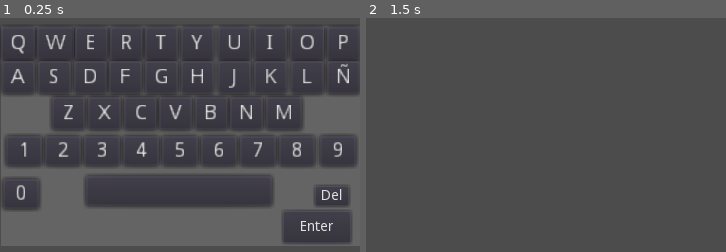
Above: before the commit, frames 1-2 (left to right).
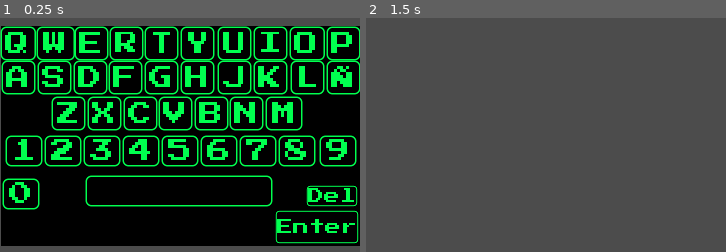
Above: after the commit, the same moments.

Repository: nicolasRuarte/masterclass-plan-b
Game: Godot game, scene res://Escenas/TecladoVirtual.tscn
Two runs of this game, one before a commit and one after it. Both use one fixed random seed, a clock stepped at 60 frames per second and the inputs below. This scene is started directly instead of the project's main scene.
Inputs:
- Up to frame 1 (0.25 s): no input
- Up to frame 2 (1.5 s): click "Enter" at 0.5 s; tap Enter at 1.25 s; tap 1 (1) at 1.35 s

The runs differ from the first frame. In frame 1, 94% of the frame differs, in the area x 0-100%, y 3-98%; in frame 2, nothing differs.

Commit message:
Agregando estilo al teclado

Diff:
--- a/Escenas/TecladoVirtual.tscn
+++ b/Escenas/TecladoVirtual.tscn
@@ -1,6 +1,28 @@
-[gd_scene load_steps=2 format=2]
+[gd_scene load_steps=6 format=2]
 
 [ext_resource path="res://Escenas/Scripts/TecladoVirtual.gd" type="Script" id=1]
+[ext_resource path="res://fuentes/PressStart2P-Regular.ttf" type="DynamicFontData" id=2]
+
+[sub_resource type="DynamicFont" id=1]
+font_data = ExtResource( 2 )
+
+[sub_resource type="StyleBoxFlat" id=2]
+bg_color = Color( 0, 0, 0, 1 )
+border_width_left = 1
+border_width_top = 1
+border_width_right = 1
+border_width_bottom = 1
+border_color = Color( 0, 1, 0.309804, 1 )
+corner_radius_top_left = 3
+corner_radius_top_right = 3
+corner_radius_bottom_right = 3
+corner_radius_bottom_left = 3
+
+[sub_resource type="Theme" id=3]
+Button/colors/font_color = Color( 0, 1, 0.309804, 1 )
+Button/colors/font_color_pressed = Color( 0, 0, 0, 1 )
+Button/fonts/font = SubResource( 1 )
+Button/styles/normal = SubResource( 2 )
 
 [node name="TecladoVirtual" type="CanvasLayer"]
 layer = 2
@@ -14,13 +36,14 @@
 margin_top = 217.0
 margin_right = 362.0
 margin_bottom = 437.0
-color = Color( 0.392157, 0.392157, 0.392157, 1 )
+color = Color( 0, 0, 0, 1 )
 
 [node name="Q" type="Button" parent="ColorRect"]
 margin_top = 1.0
 margin_right = 23.0
 margin_bottom = 23.0
 rect_scale = Vector2( 1.5, 1.5 )
+theme = SubResource( 3 )
 text = "Q"
 
 [node name="W" type="Button" parent="ColorRect"]
@@ -29,6 +52,7 @@
 margin_right = 61.0
 margin_bottom = 23.0
 rect_scale = Vector2( 1.5, 1.5 )
+theme = SubResource( 3 )
 text = "W"
 
 [node name="E" type="Button" parent="ColorRect"]
@@ -37,6 +61,7 @@
 margin_right = 96.0
 margin_bottom = 23.0
 rect_scale = Vector2( 1.5, 1.5 )
+theme = SubResource( 3 )
 text = "E"
 
 [node name="R" type="Button" parent="ColorRect"]
@@ -45,6 +70,7 @@
 margin_right = 131.0
 margin_bottom = 23.0
 rect_scale = Vector2( 1.5, 1.5 )
+theme = SubResource( 3 )
 text = "R"
 
 [node name="T" type="Button" parent="ColorRect"]
@@ -53,6 +79,7 @@
 margin_right = 166.0
 margin_bottom = 23.0
 rect_scale = Vector2( 1.5, 1.5 )
+theme = SubResource( 3 )
 text = "T"
 
 [node name="Y" type="Button" parent="ColorRect"]
@@ -61,6 +88,7 @@
 margin_right = 202.0
 margin_bottom = 23.0
 rect_scale = Vector2( 1.5, 1.5 )
+theme = SubResource( 3 )
 text = "Y"
 
 [node name="U" type="Button" parent="ColorRect"]
@@ -69,6 +97,7 @@
 margin_right = 239.0
 margin_bottom = 23.0
 rect_scale = Vector2( 1.5, 1.5 )
+theme = SubResource( 3 )
 text = "U"
 
 [node name="I" type="Button" parent="ColorRect"]
@@ -77,6 +106,7 @@
 margin_right = 275.0
 margin_bottom = 23.0
 rect_scale = Vector2( 1.5, 1.5 )
+theme = SubResource( 3 )
 text = "I"
 
 [node name="O" type="Button" parent="ColorRect"]
@@ -85,6 +115,7 @@
 margin_right = 312.0
 margin_bottom = 23.0
 rect_scale = Vector2( 1.5, 1.5 )
+theme = SubResource( 3 )
 text = "O"
 
 [node name="P" type="Button" parent="ColorRect"]
@@ -93,6 +124,7 @@
 margin_right = 348.0
 margin_bottom = 23.0
 rect_scale = Vector2( 1.5, 1.5 )
+theme = SubResource( 3 )
 text = "P"
 
 [node name="A" type="Button" parent="ColorRect"]
@@ -101,6 +133,7 @@
 margin_right = 23.0
 margin_bottom = 57.0
 rect_scale = Vector2( 1.5, 1.5 )
+theme = SubResource( 3 )
 text = "A"
 
 [node name="S" type="Button" parent="ColorRect"]
@@ -109,6 +142,7 @@
 margin_right = 59.0
 margin_bottom = 57.0
 rect_scale = Vector2( 1.5, 1.5 )
+theme = SubResource( 3 )
 text = "S"
 
 [node name="D" type="Button" parent="ColorRect"]
@@ -117,6 +151,7 @@
 margin_right = 95.0
 margin_bottom = 57.0
 rect_scale = Vector2( 1.5, 1.5 )
+theme = SubResource( 3 )
 text = "D"
 
 [node name="F" type="Button" parent="ColorRect"]
@@ -125,6 +160,7 @@
 margin_right = 130.0
 margin_bottom = 57.0
 rect_scale = Vector2( 1.5, 1.5 )
+theme = SubResource( 3 )
 text = "F"
 
 [node name="G" type="Button" parent="ColorRect"]
@@ -133,6 +169,7 @@
 margin_right = 166.0
 margin_bottom = 57.0
 rect_scale = Vector2( 1.5, 1.5 )
+theme = SubResource( 3 )
 text = "G"
 
 [node name="H" type="Button" parent="ColorRect"]
@@ -141,6 +178,7 @@
 margin_right = 202.0
 margin_bottom = 57.0
 rect_scale = Vector2( 1.5, 1.5 )
+theme = SubResource( 3 )
 text = "H"
 
 [node name="J" type="Button" parent="ColorRect"]
@@ -149,6 +187,7 @@
 margin_right = 239.0
 margin_bottom = 57.0
 rect_scale = Vector2( 1.5, 1.5 )
+theme = SubResource( 3 )
 text = "J"
 
 [node name="K" type="Button" parent="ColorRect"]
@@ -157,6 +196,7 @@
 margin_right = 275.0
 margin_bottom = 57.0
 rect_scale = Vector2( 1.5, 1.5 )
+theme = SubResource( 3 )
 text = "K"
 
 [node name="L" type="Button" parent="ColorRect"]
@@ -165,6 +205,7 @@
 margin_right = 312.0
 margin_bottom = 57.0
 rect_scale = Vector2( 1.5, 1.5 )
+theme = SubResource( 3 )
 text = "L"
 
 [node name="N_" type="Button" parent="ColorRect"]
@@ -173,6 +214,7 @@
 margin_right = 348.0
 margin_bottom = 57.0
 rect_scale = Vector2( 1.5, 1.5 )
+theme = SubResource( 3 )
 text = "Ñ"
 
 [node name="Z" type="Button" parent="ColorRect"]
@@ -181,6 +223,7 @@
 margin_right = 73.0
 margin_bottom = 93.0
 rect_scale = Vector2( 1.5, 1.5 )
+theme = SubResource( 3 )
 text = "Z"
 
 [node name="X" type="Button" parent="ColorRect"]
@@ -189,6 +232,7 @@
 margin_right = 109.0
 margin_bottom = 93.0
 rect_scale = Vector2( 1.5, 1.5 )
+theme = SubResource( 3 )
 text = "X"
 
 [node name="C" type="Button" parent="ColorRect"]
@@ -197,6 +241,7 @@
 margin_right = 145.0
 margin_bottom = 93.0
 rect_scale = Vector2( 1.5, 1.5 )
+theme = SubResource( 3 )
 text = "C"
 
 [node name="V" type="Button" parent="ColorRect"]
@@ -205,6 +250,7 @@
 margin_right = 180.0
 margin_bottom = 93.0
 rect_scale = Vector2( 1.5, 1.5 )
+theme = SubResource( 3 )
 text = "V"
 
 [node name="B" type="Button" parent="ColorRect"]
@@ -213,6 +259,7 @@
 margin_right = 216.0
 margin_bottom = 93.0
 rect_scale = Vector2( 1.5, 1.5 )
+theme = SubResource( 3 )
 text = "B"
 
 [node name="N" type="Button" parent="ColorRect"]
@@ -221,6 +268,7 @@
 margin_right = 251.0
 margin_bottom = 93.0
 rect_scale = Vector2( 1.5, 1.5 )
+theme = SubResource( 3 )
 text = "N"
 
 [node name="M" type="Button" parent="ColorRect"]
@@ -229,6 +277,7 @@
 margin_right = 289.0
 margin_bottom = 93.0
 rect_scale = Vector2( 1.5, 1.5 )
+theme = SubResource( 3 )
 text = "M"
 
 [node name="0" type="Button" parent="ColorRect"]
@@ -237,6 +286,7 @@
 margin_right = 26.0
 margin_bottom = 173.0
 rect_scale = Vector2( 1.5, 1.5 )
+theme = SubResource( 3 )
 text = "0"
 
 [node name="1" type="Button" parent="ColorRect"]
@@ -245,6 +295,7 @@
 margin_right = 29.0
 margin_bottom = 130.0
 rect_scale = Vector2( 1.5, 1.5 )
+theme = SubResource( 3 )
 text = "1"
 
 [node name="2" type="Button" parent="ColorRect"]
@@ -253,6 +304,7 @@
 margin_right = 68.0
 margin_bottom = 130.0
 rect_scale = Vector2( 1.5, 1.5 )
+theme = SubResource( 3 )
 text = "2"
 
 [node name="3" type="Button" parent="ColorRect"]
@@ -261,6 +313,7 @@
 margin_right = 107.0
 margin_bottom = 130.0
 rect_scale = Vector2( 1.5, 1.5 )
+theme = SubResource( 3 )
 text = "3"
 
 [node name="4" type="Button" parent="ColorRect"]
@@ -269,6 +322,7 @@
 margin_right = 146.0
 margin_bottom = 130.0
 rect_scale = Vector2( 1.5, 1.5 )
+theme = SubResource( 3 )
 text = "4"
 
 [node name="5" type="Button" parent="ColorRect"]
@@ -277,6 +331,7 @@
 margin_right = 185.0
 margin_bottom = 130.0
 rect_scale = Vector2( 1.5, 1.5 )
+theme = SubResource( 3 )
 text = "5"
 
 [node name="6" type="Button" parent="ColorRect"]
@@ -285,6 +340,7 @@
 margin_right = 224.0
 margin_bottom = 130.0
 rect_scale = Vector2( 1.5, 1.5 )
+theme = SubResource( 3 )
 text = "6"
 
 [node name="7" type="Button" parent="ColorRect"]
@@ -293,6 +349,7 @@
 margin_right = 263.0
 margin_bottom = 130.0
 rect_scale = Vector2( 1.5, 1.5 )
+theme = SubResource( 3 )
 text = "7"
 
 [node name="8" type="Button" parent="ColorRect"]
@@ -301,6 +358,7 @@
 margin_right = 302.0
 margin_bottom = 130.0
 rect_scale = Vector2( 1.5, 1.5 )
+theme = SubResource( 3 )
 text = "8"
 
 [node name="9" type="Button" parent="ColorRect"]
@@ -309,6 +367,7 @@
 margin_right = 343.0
 margin_bottom = 130.0
 rect_scale = Vector2( 1.5, 1.5 )
+theme = SubResource( 3 )
 text = "9"
 
 [node name="Space" type="Button" parent="ColorRect"]
@@ -317,20 +376,23 @@
 margin_right = 209.0
 margin_bottom = 170.0
 rect_scale = Vector2( 1.5, 1.5 )
+theme = SubResource( 3 )
 text = " "
 
 [node name="Del" type="Button" parent="ColorRect"]
-margin_left = 314.0
+margin_left = 306.0
 margin_top = 160.0
-margin_right = 348.0
+margin_right = 356.0
 margin_bottom = 180.0
+theme = SubResource( 3 )
 text = "Del"
 
 [node name="Enter" type="Button" parent="ColorRect"]
-margin_left = 282.0
+margin_left = 275.0
 margin_top = 185.0
-margin_right = 350.0
+margin_right = 357.0
 margin_bottom = 217.0
+theme = SubResource( 3 )
 text = "Enter"
 
 [connection signal="button_up" from="ColorRect/Q" to="." method="_on_Q_button_up"]
